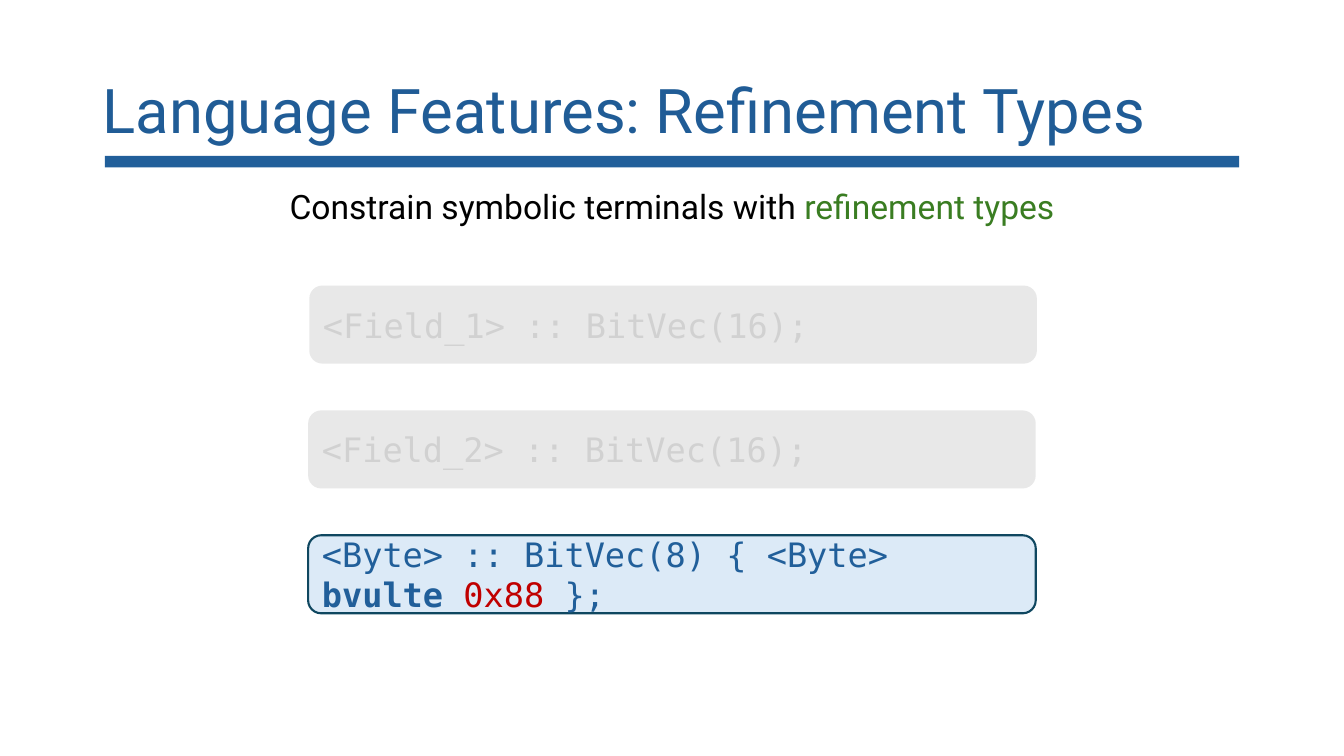
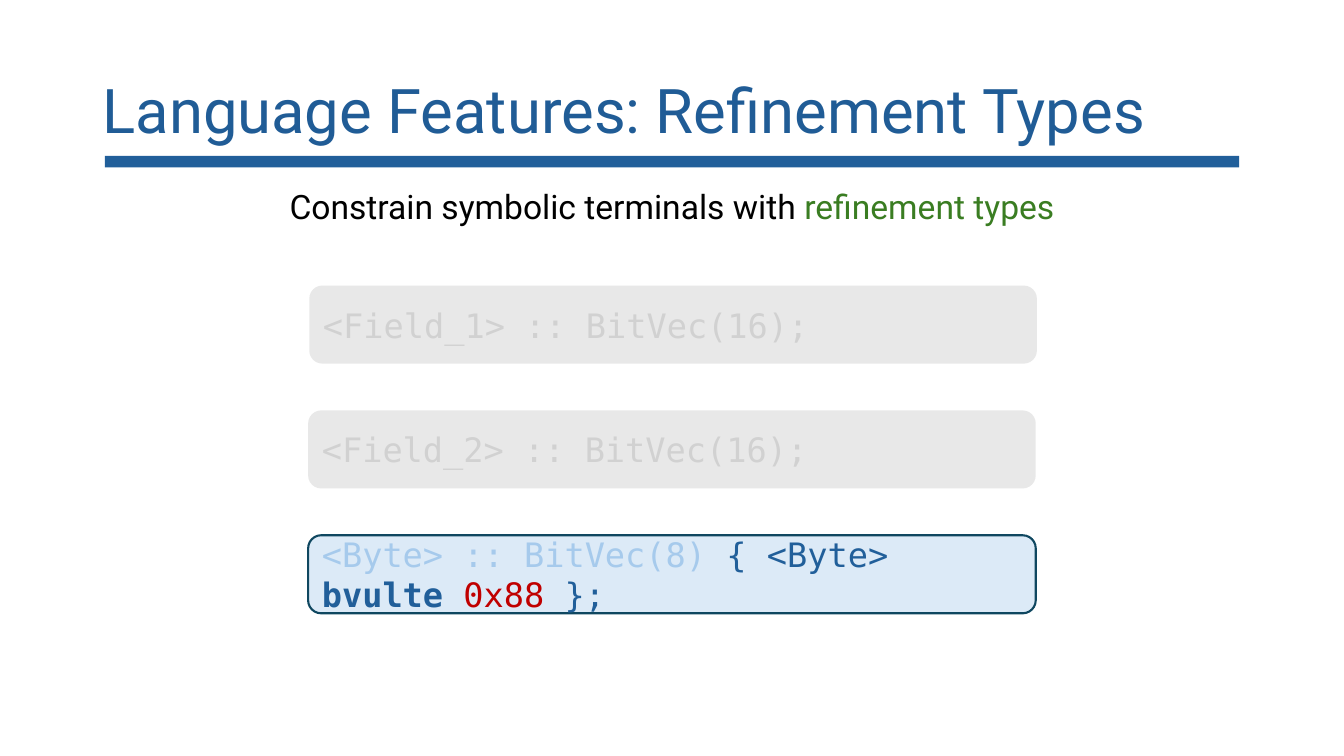
Before and after one commit to lorchrob/goblin_slides, a slide deck: slide 35 of goblin_slides.pptx. Drawn at 1344x756 pixels with LibreOffice and Linux fonts; fonts in the diff are those of the drawing. Boxes give left, top, right and bottom in pixels: in the first picture for what was removed or moved away, otherwise in the second. Text is boxed around its words. In the diff, an @@ line names an element or a change of style, - is before the commit and + after.

```diff
--- a/goblin_slides.pptx
+++ b/goblin_slides.pptx
@@ rounded rectangle "<Byte> :: BitVec(8) { <Byte> ..." at (x1=309, y1=535, x2=1036, y2=613): text colour #215F9A to #A6CAEC in "<Byte> :: BitVec(8)" @@
```
Also in this commit, not shown: 7 other slides changed.
